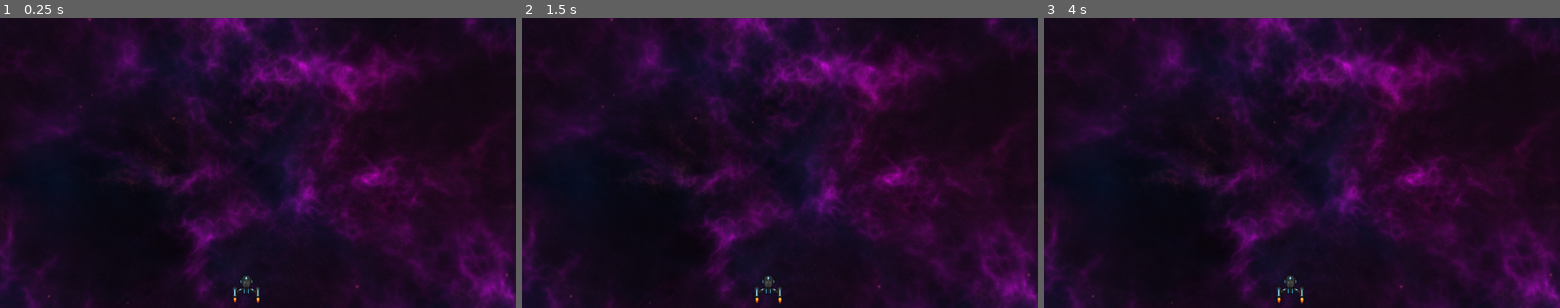
Above: before the commit, frames 1-3 (left to right).
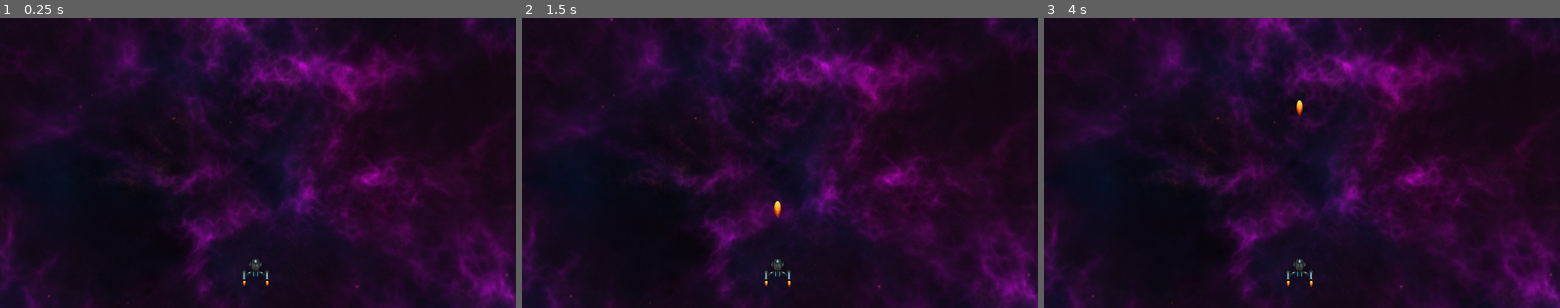
Above: after the commit, the same moments.

Repository: dpere122/Godot_Example_Space
Game: Godot game, scene res://Levels/main_scene.tscn
The game is run twice, just before and just after one commit, with the same random seed, the same clock (stepped at 60 frames per second) and the same inputs.
Inputs:
- Up to frame 1 (0.25 s): no input
- Up to frame 2 (1.5 s): tap Enter at 0.5 s; tap Space at 1.25 s
- Up to frame 3 (4 s): tap Enter at 2.75 s; tap Space at 3.5 s

The runs differ from the first frame. In frame 1, 0.3% of the frame differs, in the area x 45-53%, y 83-99%; in frame 2, 0.3%, in the area x 45-53%, y 63-99%; in frame 3, 0.3%.

Commit message:
Space ship now has movement and can fire missiles

Diff:
--- a/Entities/player.tscn
+++ b/Entities/player.tscn
@@ -1,10 +1,56 @@
-[gd_scene load_steps=6 format=3 uid="uid://siaila4rsrgp"]
+[gd_scene load_steps=7 format=3 uid="uid://siaila4rsrgp"]
 
 [ext_resource type="Texture2D" uid="uid://mp8ud13md5ip" path="res://static-backgrounds/Graphics Asset - Spaceships/PNG/Spaceships/06/Spaceship_06_BLUE.png" id="1_u0k34"]
 [ext_resource type="Texture2D" uid="uid://u73jlqjlsfn0" path="res://static-backgrounds/Graphics Asset - Spaceships/PNG/Flame_01.png" id="2_dwqa3"]
 [ext_resource type="Texture2D" uid="uid://d2x0mrhwa6waq" path="res://static-backgrounds/Graphics Asset - Spaceships/PNG/Flame_02.png" id="3_6kvpb"]
 
+[sub_resource type="GDScript" id="GDScript_k7on8"]
+resource_name = "player_ship"
+script/source = "extends CharacterBody2D
+
+
+const SPEED = 300.0
+const JUMP_VELOCITY = -400.0
+
+# Get the gravity from the project settings to be synced with RigidBody nodes.
+var gravity = ProjectSettings.get_setting(\"physics/2d/default_gravity\")
+
+
+func _physics_process(delta):
+	#Here i need to spawn a bullet.
+	#the bullet then has to travel towards the enemies ahead.
+	if Input.is_action_just_released(\"ui_shoot\"):
+		var bullet_instance : Node2D = shootMainGun()
+#		if $shoot_timer.time_left <= 0:
+#			#Here I need to spawn a bullet
+#			#then use the parent function
+#			$shoot_timer.start(-bullet_instance.cooldown)
+
+
+	# Get the input direction and handle the movement/deceleration.
+	# As good practice, you should replace UI actions with custom gameplay actions.
+	var direction = Input.get_axis(\"ui_left\", \"ui_right\")
+	if direction:
+		velocity.x = direction * SPEED
+	else:
+		velocity.x = move_toward(velocity.x, 0, SPEED)
+
+	move_and_slide()
+
+func shootMainGun()-> Node2D:
+	##depending on the bullet I need to change the shoot timer.
+	#Each weapon/bullet type needs to have it's own cooldown
+	var bullet_scene: PackedScene = load(\"res://weapons/simple_bullet.tscn\")
+	var bullet_node: Node2D = bullet_scene.instantiate()
+	bullet_node.position = position
+	get_parent().add_child(bullet_node)
+	return bullet_node
+
+
+"
+
 [sub_resource type="RectangleShape2D" id="RectangleShape2D_12gyc"]
+size = Vector2(68, 56)
 
 [sub_resource type="SpriteFrames" id="SpriteFrames_4uk1d"]
 animations = [{
@@ -23,6 +69,10 @@
 [node name="Player" type="Node2D"]
 
 [node name="CharacterBody2D" type="CharacterBody2D" parent="."]
+motion_mode = 1
+floor_stop_on_slope = false
+platform_on_leave = 2
+script = SubResource("GDScript_k7on8")
 
 [node name="Collision_Box" type="CollisionShape2D" parent="CharacterBody2D"]
 z_index = 2
@@ -47,3 +97,6 @@
 sprite_frames = SubResource("SpriteFrames_4uk1d")
 autoplay = "default"
 frame_progress = 0.474615
+
+[node name="shoot_timer" type="Timer" parent="CharacterBody2D"]
+one_shot = true
--- a/Levels/main_scene.tscn
+++ b/Levels/main_scene.tscn
@@ -13,4 +13,4 @@
 texture = ExtResource("1_qk6nt")
 
 [node name="Player" parent="." instance=ExtResource("2_nsest")]
-position = Vector2(611, 667)
+position = Vector2(634, 625)
--- a/project.godot
+++ b/project.godot
@@ -20,3 +20,11 @@
 window/size/viewport_width=1280
 window/size/viewport_height=720
 window/size/resizable=false
+
+[input]
+
+ui_shoot={
+"deadzone": 0.5,
+"events": [Object(InputEventKey,"resource_local_to_scene":false,"resource_name":"","device":-1,"window_id":0,"alt_pressed":false,"shift_pressed":false,"ctrl_pressed":false,"meta_pressed":false,"pressed":false,"keycode":0,"physical_keycode":32,"key_label":0,"unicode":32,"echo":false,"script":null)
+]
+}
--- /dev/null
+++ b/weapons/simple_bullet.tscn
@@ -0,0 +1,66 @@
+[gd_scene load_steps=6 format=3 uid="uid://cc5wo3wudlcc"]
+
+[ext_resource type="Texture2D" uid="uid://u73jlqjlsfn0" path="res://static-backgrounds/Graphics Asset - Spaceships/PNG/Flame_01.png" id="1_74il0"]
+[ext_resource type="Texture2D" uid="uid://d2x0mrhwa6waq" path="res://static-backgrounds/Graphics Asset - Spaceships/PNG/Flame_02.png" id="2_5rl7f"]
+
+[sub_resource type="GDScript" id="GDScript_vdqaj"]
+resource_name = "projectile"
+script/source = "extends Node2D
+
+@export var weapon_name:String
+@export var damage:float
+@export var speed:float
+#this var will only be used to get passed down into the ship
+@export var cooldown:float
+
+# Called when the node enters the scene tree for the first time.
+func _ready():
+	pass # Replace with function body.
+
+
+# Called every frame. 'delta' is the elapsed time since the previous frame.
+func _process(delta):
+	pass
+
+func _physics_process(delta):
+	position.y -= speed *delta
+
+"
+
+[sub_resource type="SpriteFrames" id="SpriteFrames_ceuhs"]
+animations = [{
+"frames": [{
+"duration": 1.0,
+"texture": ExtResource("1_74il0")
+}, {
+"duration": 1.0,
+"texture": ExtResource("2_5rl7f")
+}],
+"loop": true,
+"name": &"default",
+"speed": 12.0
+}]
+
+[sub_resource type="CircleShape2D" id="CircleShape2D_jq2ce"]
+
+[node name="Node2D" type="Node2D"]
+script = SubResource("GDScript_vdqaj")
+weapon_name = "Basic_shot"
+damage = 10.0
+speed = 1000.0
+cooldown = 0.05
+
+[node name="AnimatedSprite2D" type="AnimatedSprite2D" parent="."]
+position = Vector2(2.08165e-12, 2.08165e-12)
+scale = Vector2(0.5, 0.5)
+sprite_frames = SubResource("SpriteFrames_ceuhs")
+autoplay = "default"
+frame_progress = 0.471741
+metadata/_edit_group_ = true
+
+[node name="Area2D" type="Area2D" parent="AnimatedSprite2D"]
+position = Vector2(0, -4.16329e-12)
+scale = Vector2(1.72, 4.156)
+
+[node name="CollisionShape2D" type="CollisionShape2D" parent="AnimatedSprite2D/Area2D"]
+shape = SubResource("CircleShape2D_jq2ce")
